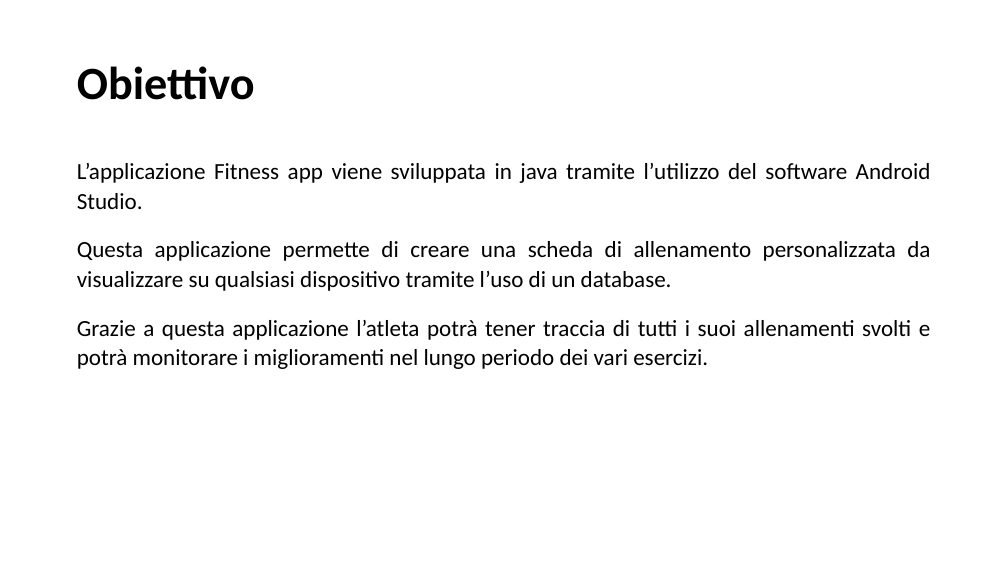
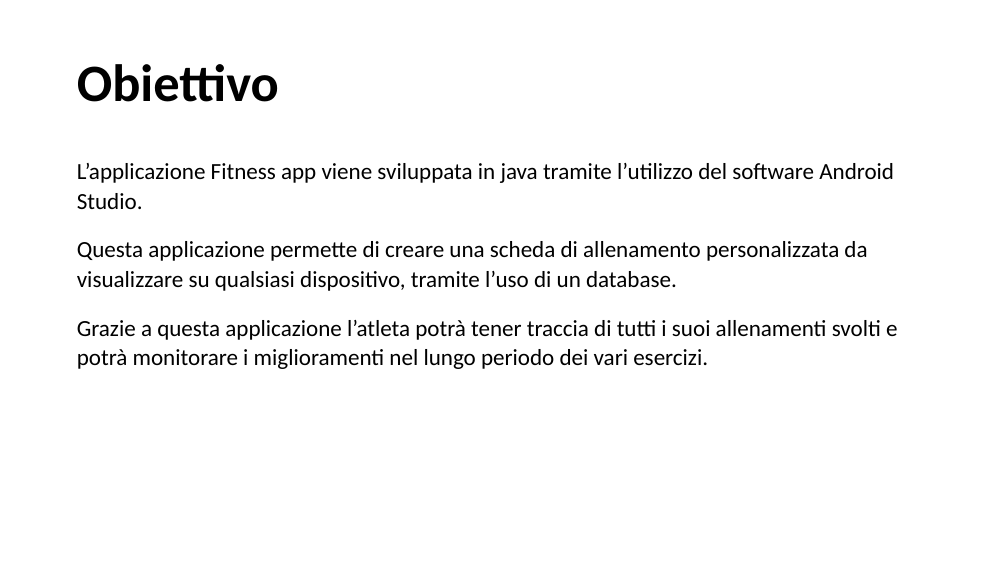
Before and after one commit to rberto4/fitnessapp_ingsw, a slide deck: slide 2 of docs/FITNESS APP (1).pptx. Drawn at 1008x567 pixels with LibreOffice and Linux fonts; fonts in the diff are those of the drawing. Boxes give left, top, right and bottom in pixels: in the first picture for what was removed or moved away, otherwise in the second. Text is boxed around its words. In the diff, an @@ line names an element or a change of style, - is before the commit and + after.

```diff
--- a/docs/FITNESS APP (1).pptx
+++ b/docs/FITNESS APP (1).pptx
@@ title "Obiettivo" at <box>77,64,279,102</box>: size 44 to 50 pt @@
@@ text at <box>77,163,897,369</box>: alignment justified to left @@
@@ text at <box>77,241,867,291</box>: text changed @@
-Questa applicazione permette di creare una scheda di allenamento personalizzata da visualizzare su qualsiasi dispositivo tramite l’uso di un database.
+Questa applicazione permette di creare una scheda di allenamento personalizzata da visualizzare su qualsiasi dispositivo, tramite l’uso di un database.
```
Also in this commit, not shown: 17 other slides changed.
